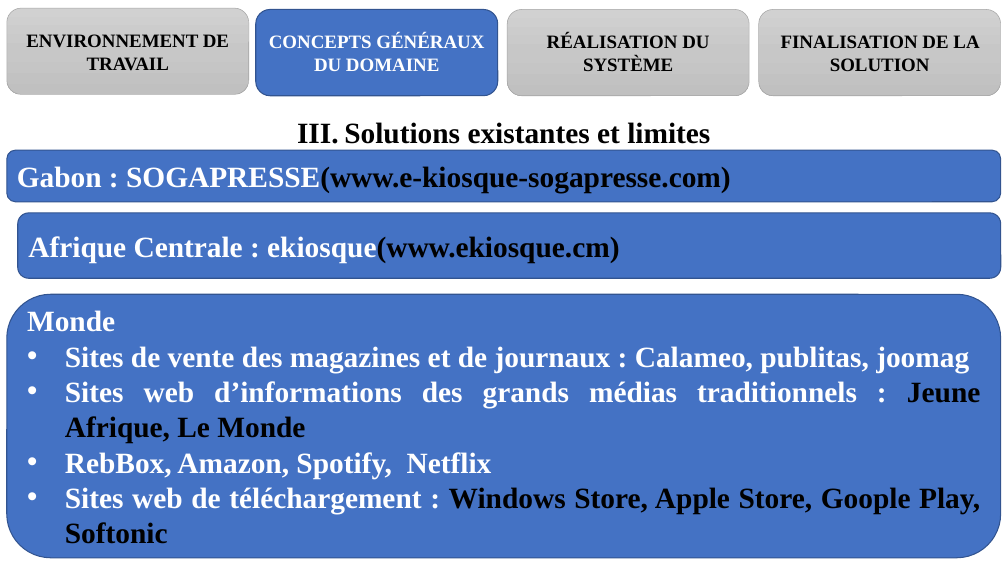
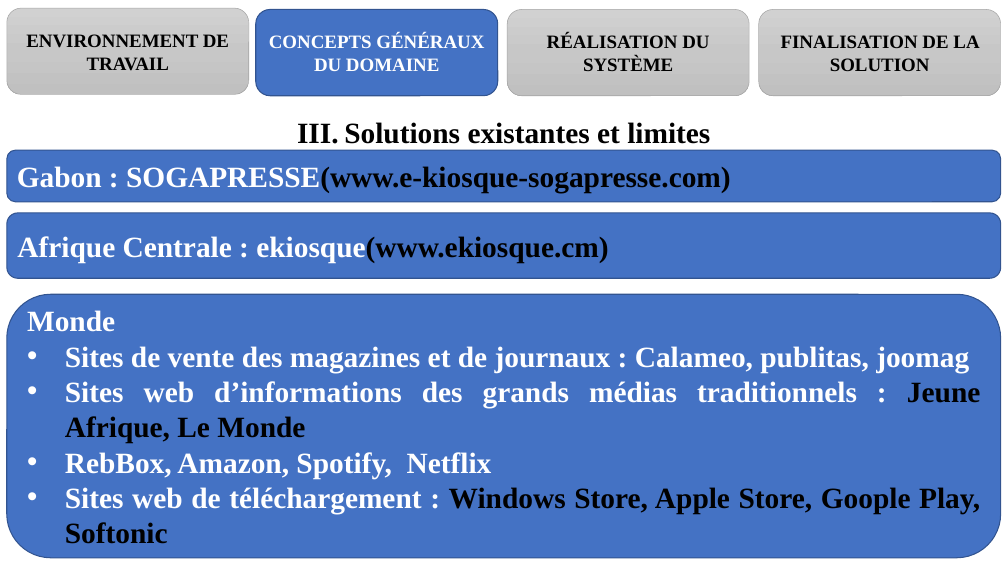
Before and after one commit to melaken/distdocs, a slide deck: slide 12 of Documents/theme/diapo.pptx. Drawn at 1008x567 pixels with LibreOffice and Linux fonts; fonts in the diff are those of the drawing. Boxes give left, top, right and bottom in pixels: in the first picture for what was removed or moved away, otherwise in the second. Text is boxed around its words. In the diff, an @@ line names an element or a change of style, - is before the commit and + after.

```diff
--- a/Documents/theme/diapo.pptx
+++ b/Documents/theme/diapo.pptx
@@ rounded rectangle "Afrique Centrale : ekiosque(www.ekiosque.cm)": place and size @@
-rounded rectangle "Afrique Centrale : ekiosque(www.ekiosque.cm)" at bbox=[17, 213, 1000, 278]
+rounded rectangle "Afrique Centrale : ekiosque(www.ekiosque.cm)" at bbox=[7, 213, 1001, 278]
```
Also in this commit, not shown: 12 other slides changed, 35 other files.
